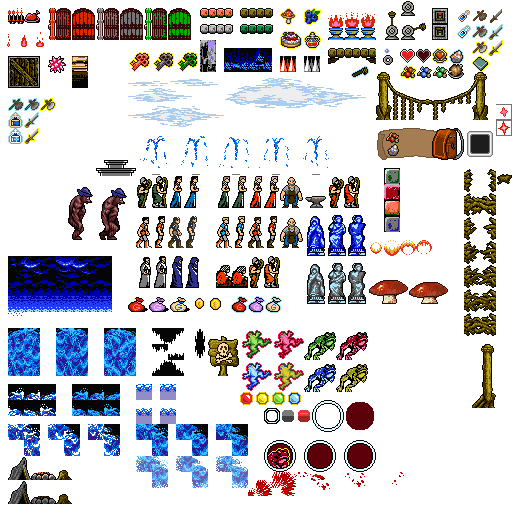
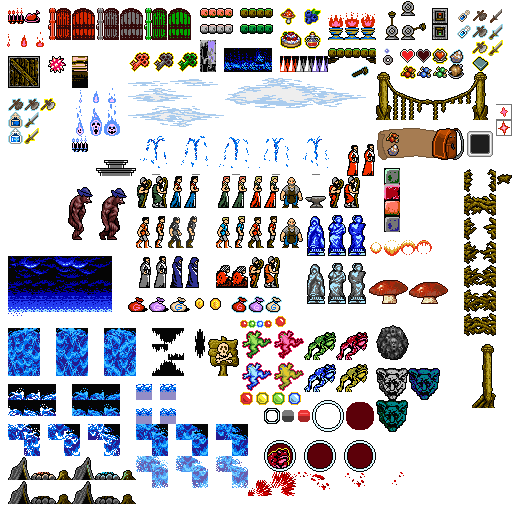
The second 512 x 512 image is a revision of the first. Changes to its layers:
painted on "Main" over [72,56,409,504]
added layer "Bullets Big" above "Bubble Bullets" over [275,316,286,327]
added layer "Bubble Bullets" above "Shooting Masks" over [240,320,272,328]
added layer "Shooting Masks" above "Layer 92" over [376,368,440,432]
painted on "Water" over [195,329,205,358]
